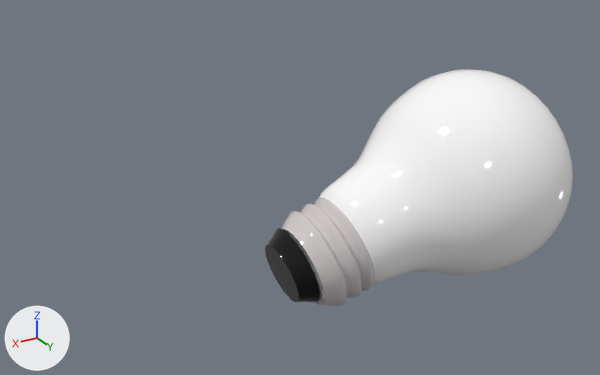
What one commit did to the glTF model public/objects/lightbulb.glb.
One viewpoint serves both versions: a camera (50 mm lens) standing at (2.95, 3.29, 1.14) and looking at (0.78, -0.32, -0.67). Every picture has the same lights, and +X, +Y and +Z are marked at lower left. The picture after the commit comes second. Mesh edges are drawn as thin lines on the coarser meshes. Where no turn or scale is listed for an object, it has been applied to the vertices.

Objects in the first picture: 'r0000.38478'.
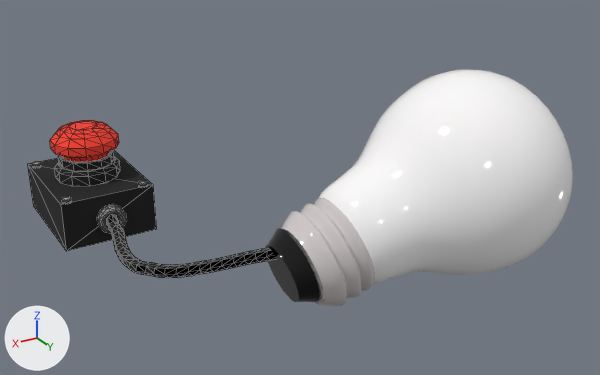
The newer file is also turned or shifted as a whole; pictures and numbers use the older file's frame.

Pixel boxes (x1, y1, x2, y2) of what changed, in the pictures (600 x 375 px):
'Node', added: after (27, 120, 274, 278)
    faces in mat_mat23 (black #191919): (27, 150, 274, 278)
    faces in mat_mat8_001 (red #f53f30): (50, 120, 119, 162)
    faces in mat_mat22_001 (grey #a0a0a0): (32, 162, 147, 233)

The change in detail:
Material 'mat8.001' (mat_mat8_001) is new.
Its base color is (0.91, 0.05, 0.03) (red #f53f30).
Its roughness is 1.0.
Material 'mat22.001' (mat_mat22_001) is new.
Its base color is (0.35, 0.35, 0.35) (grey #a0a0a0).
Its roughness is 1.0.
Material 'mat23' (mat_mat23) is new.
Its base color is (0.01, 0.01, 0.01) (black #191919).
Its roughness is 1.0.
Mesh me_node_mesh is new.
It has 500 vertices, 961 faces and spans x -0.52..0.3, y -0.55..1.19, z -0.27..0.3.
Faces by material slot: [509, 160, 292].
It uses material mat_mat23 (black #191919).
It uses material mat_mat8_001 (red #f53f30).
It uses material mat_mat22_001 (grey #a0a0a0).
Object 'Node' (ob_node) is new; it shows me_node_mesh.
Its location is (1.649, -1.025, -0.72).
